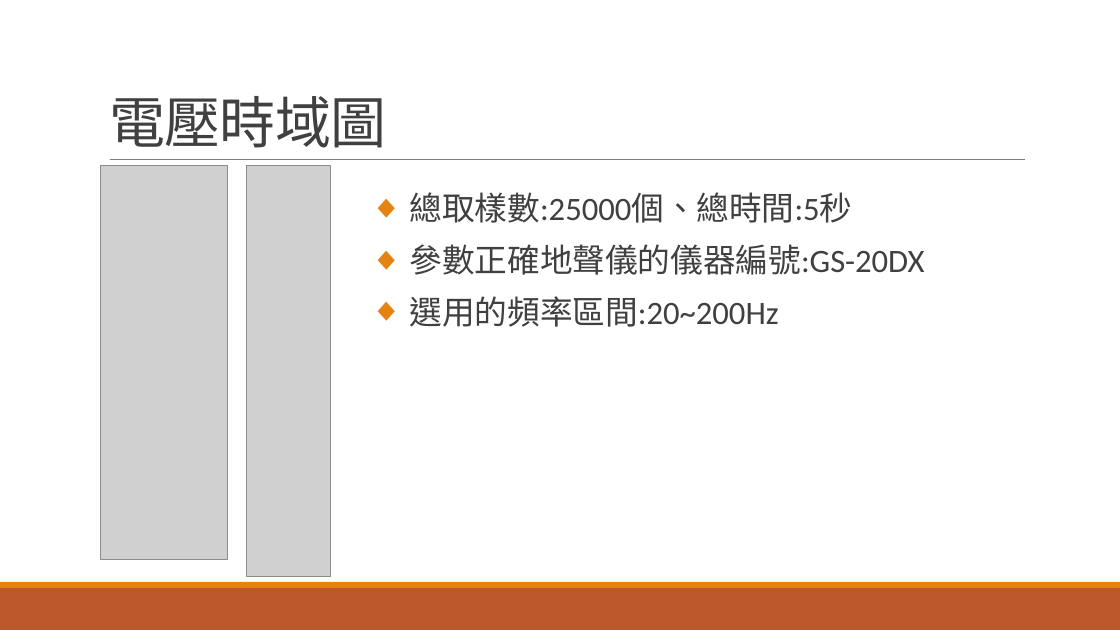
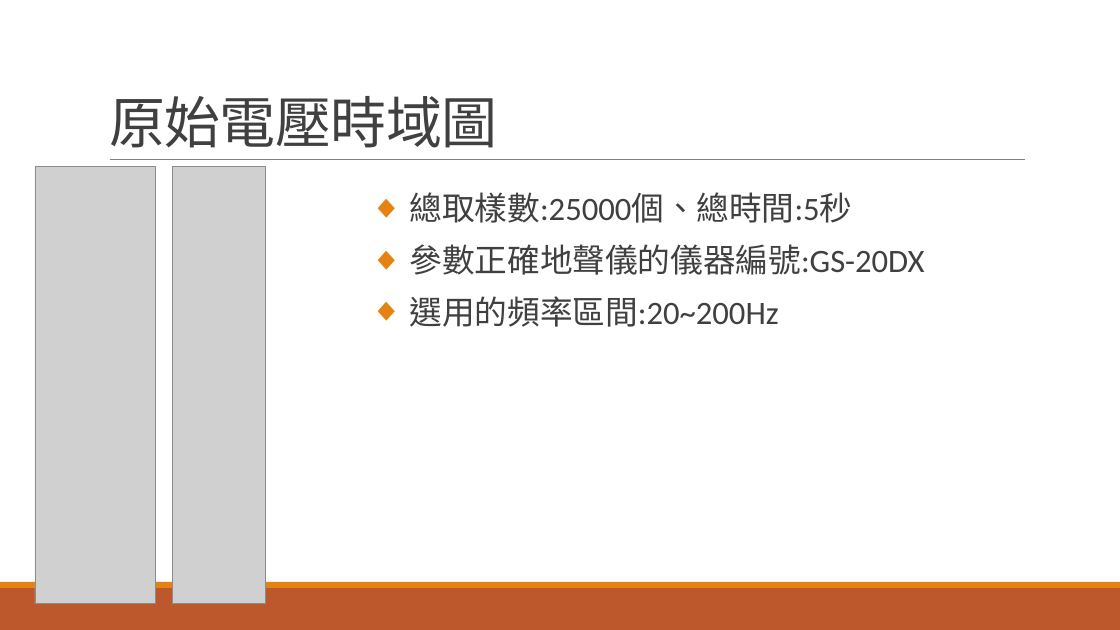
Before and after one commit to r889165/BackUpThesis, a slide deck: slide 9 of Geophone_Calibration/地聲儀求參數.pptx (slide 8 before the commit). Drawn at 1120x630 pixels with LibreOffice and Linux fonts; fonts in the diff are those of the drawing; grey boxes stand for pictures. Boxes give left, top, right and bottom in pixels: in the first picture for what was removed or moved away, otherwise in the second. Text is boxed around its words. In the diff, an @@ line names an element or a change of style, - is before the commit and + after.

```diff
--- a/Geophone_Calibration/地聲儀求參數.pptx
+++ b/Geophone_Calibration/地聲儀求參數.pptx
@@ title at [109,96,497,148]: text changed @@
-電壓時域圖
+原始電壓時域圖
@@ picture added at [35,166,155,603] @@
@@ picture removed at [101,166,228,559] @@
@@ picture added at [172,166,266,603] @@
@@ picture removed at [247,166,331,576] @@
```
Also in this commit, not shown: 4 other slides changed, 8 slides added, 1 slide removed, 3 other files.
